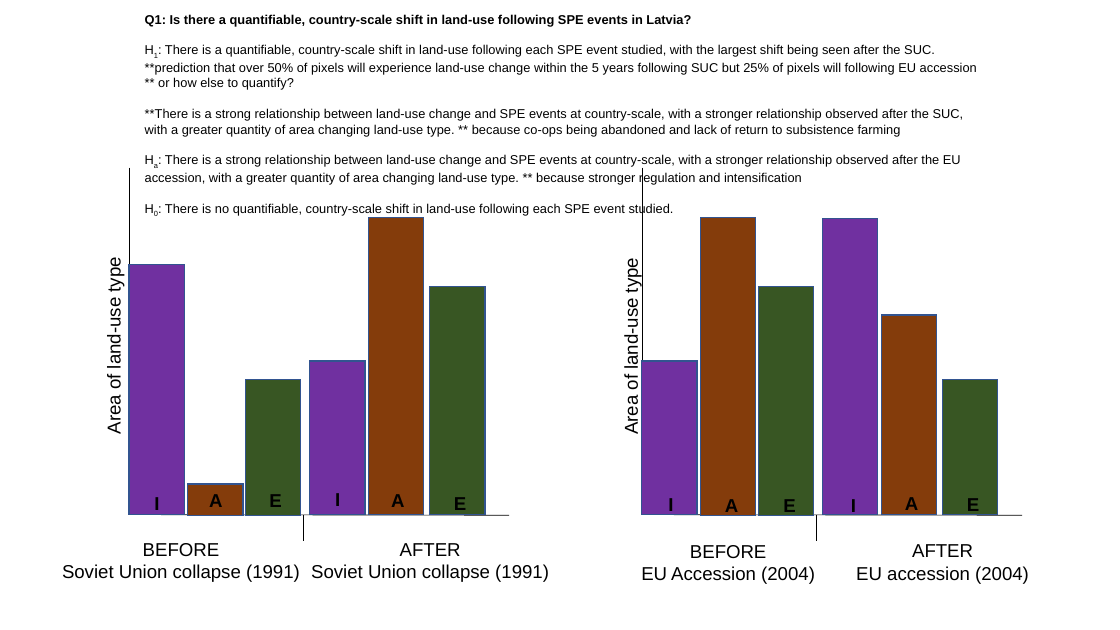
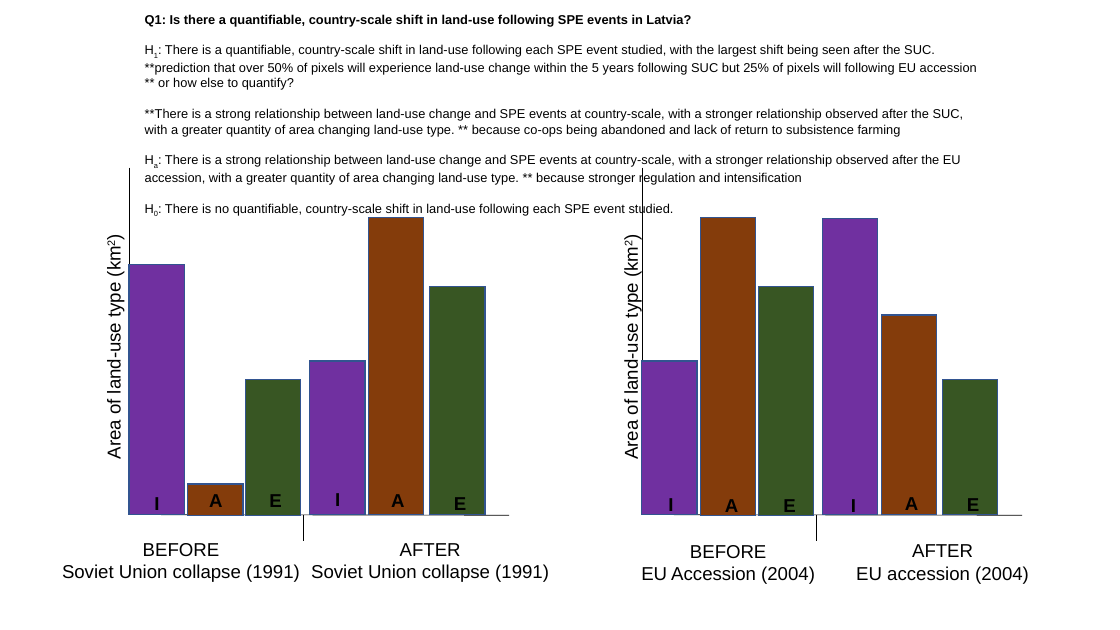
Before and after one commit to izzyrich/dissertation, a slide deck: slide 2 of images/prediction_graphs.pptx. Drawn at 1120x630 pixels with LibreOffice and Linux fonts; fonts in the diff are those of the drawing. Boxes give left, top, right and bottom in pixels: in the first picture for what was removed or moved away, otherwise in the second. Text is boxed around its words. In the diff, an @@ line names an element or a change of style, - is before the commit and + after.

```diff
--- a/images/prediction_graphs.pptx
+++ b/images/prediction_graphs.pptx
@@ text at (104, 285, 125, 458): text changed @@
-Area of land-use type
+Area of land-use type (km2)
@@ text at (621, 286, 642, 458): text changed @@
-Area of land-use type
+Area of land-use type (km2)
```
Also in this commit, not shown: 1 other slide changed, 18 other files.
